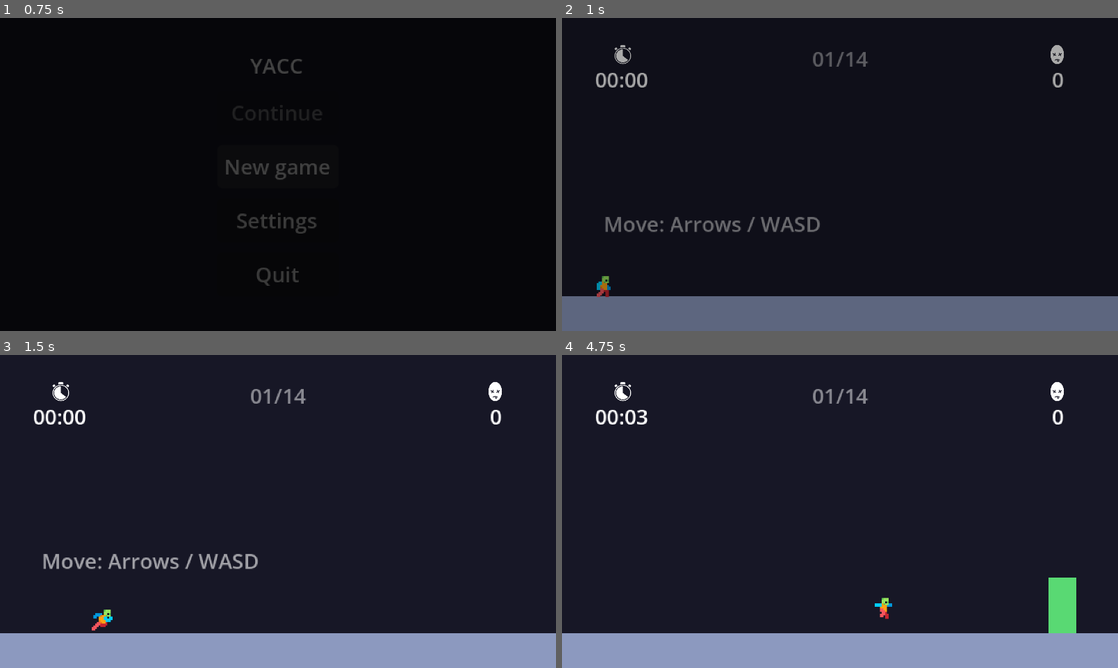
Above: before the commit, frames 1-4 (two rows, left to right).
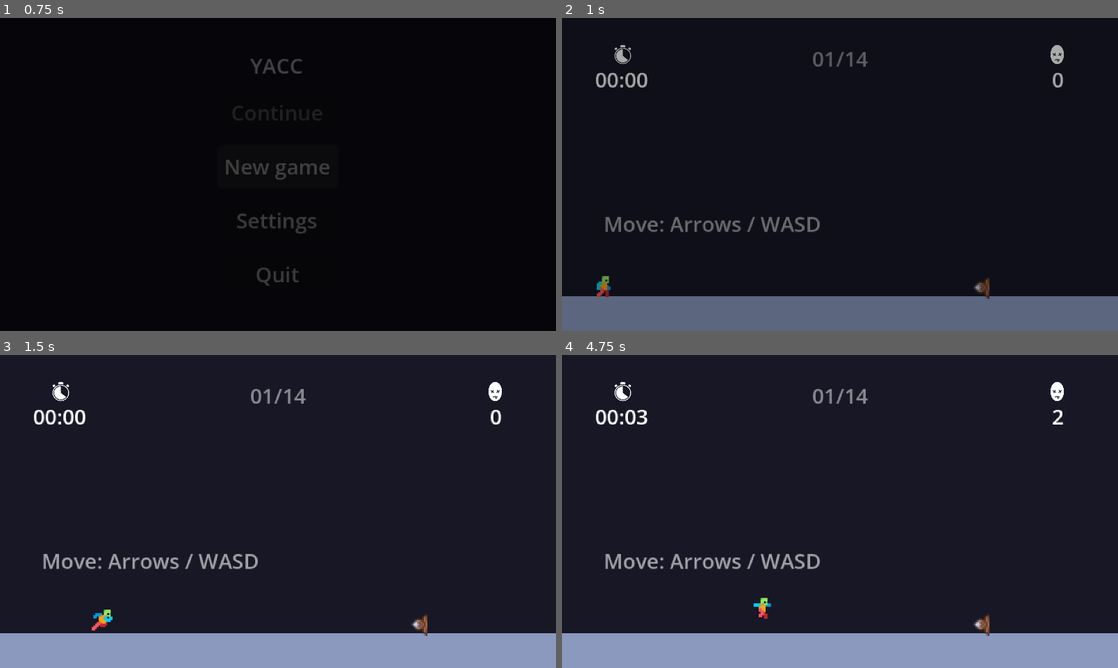
Above: after the commit, the same moments.

Repository: marquesch/yacc
Game: Godot game, scene res://main/main.tscn
Same seed, same stepped clock (60 frames per second), same inputs: the game is played once before the commit and once after it.
Inputs (mouse positions are in pixels of both pictures, inside the frame that each line leads up to):
- Up to frame 1 (0.75 s): click "New game" at 0.5 s
- Up to frame 2 (1 s): no input
- Up to frame 3 (1.5 s): tap Enter at 1.25 s; move the mouse to (400, 495) at 1.27 s; hold D (move_right) from 1.28 s (still down); tap X (dash) at 1.35 s; click (400, 495) at 1.42 s
- Up to frame 4 (4.75 s): tap C (jump) at 1.52, 2.27, 3.77, 4.52 s; move the mouse to (728, 527) at 2.02 s; tap X (dash) every 0.75 s from 2.1 to 4.35 s; move the mouse to (895, 442) at 2.77 s; release D (move_right) at 2.78 s; hold A (move_left) 2.78-3.53 s; move the mouse to (812, 574) at 3.52 s; hold D (move_right) from 3.53 s (still down); click (812, 574) at 3.67 s; move the mouse to (1006, 558) at 4.27 s

Frame 1 is identical in both runs. In frame 2, 0.1% of the frame differs, in the area x 74-77%, y 83-90%; in frame 3, 0.1%; in frame 4, 2.1%, in the area x 7-93%, y 17-90%.

Commit message:
feat(hazard): basic dart trap done

Diff:
--- /dev/null
+++ b/entities/world/dart_trap/dart.gd
@@ -0,0 +1,22 @@
+class_name Dart
+extends Area2D
+
+@export var speed: int = 100
+@export var lifetime: int = 5
+
+
+# Called when the node enters the scene tree for the first time.
+func _ready() -> void:
+	body_entered.connect(_on_body_entered)
+	get_tree().create_timer(lifetime, false).timeout.connect(queue_free)
+
+
+# Called every frame. 'delta' is the elapsed time since the previous frame.
+func _physics_process(delta: float) -> void:
+	position += Vector2.UP.rotated(rotation) * speed * delta
+
+
+func _on_body_entered(body: Node2D) -> void:
+	if body is Player:
+		body.kill()
+	queue_free()
--- /dev/null
+++ b/entities/world/dart_trap/dart.tscn
@@ -0,0 +1,17 @@
+[gd_scene format=3 uid="uid://u0q20so58xc0"]
+
+[ext_resource type="Texture2D" uid="uid://cb8112t34hb67" path="res://assets/sprites/world/dart.png" id="1_gf65o"]
+[ext_resource type="Script" uid="uid://pp6p4c321anh" path="res://entities/world/dart_trap/dart.gd" id="1_iwjbg"]
+
+[sub_resource type="RectangleShape2D" id="RectangleShape2D_exd51"]
+size = Vector2(1, 8)
+
+[node name="Dart" type="Area2D" unique_id=94856605]
+script = ExtResource("1_iwjbg")
+
+[node name="Sprite2D" type="Sprite2D" parent="." unique_id=1401343089]
+texture = ExtResource("1_gf65o")
+
+[node name="CollisionShape2D" type="CollisionShape2D" parent="." unique_id=422441760]
+shape = SubResource("RectangleShape2D_exd51")
+debug_color = Color(0.84528124, 0.2762255, 0.6572477, 0.41960785)
--- /dev/null
+++ b/entities/world/dart_trap/trap.gd
@@ -0,0 +1,43 @@
+class_name DartTrap
+extends StaticBody2D
+
+enum Facing { UP, RIGHT, DOWN, LEFT }
+
+const MUZZLE_OFFSET := 16
+const DART_SCENE: PackedScene = preload("res://entities/world/dart_trap/dart.tscn")
+
+@export var facing := Facing.UP:
+	set(value):
+		facing = value
+		rotation = facing * PI / 2.0
+
+@export var interval := 2.0
+@export var start_delay := 2.0
+
+@export var dart_speed := 100
+@export var dart_lifetime := 5
+
+
+func _ready() -> void:
+	rotation = facing * PI / 2.0
+	if Engine.is_editor_hint():
+		return
+
+	if start_delay > 0.0:
+		await get_tree().create_timer(start_delay, false).timeout
+
+	var timer := Timer.new()
+	timer.wait_time = interval
+	timer.timeout.connect(_shoot_dart)
+	add_child(timer)
+	timer.start()
+
+
+func _shoot_dart() -> void:
+	var dart := DART_SCENE.instantiate()
+	dart.speed = dart_speed
+	dart.lifetime = dart_lifetime
+	dart.rotation = rotation
+	dart.global_position = global_position + Vector2.UP.rotated(rotation) * MUZZLE_OFFSET
+
+	get_parent().add_child(dart)
--- /dev/null
+++ b/entities/world/dart_trap/trap.tscn
@@ -0,0 +1,17 @@
+[gd_scene format=3 uid="uid://b84qcywq4o631"]
+
+[ext_resource type="Script" uid="uid://dqo3gr04a5pr4" path="res://entities/world/dart_trap/trap.gd" id="1_6kih0"]
+[ext_resource type="Texture2D" uid="uid://b0neifdy36xh6" path="res://assets/sprites/world/trap.png" id="1_bdoy0"]
+
+[sub_resource type="RectangleShape2D" id="RectangleShape2D_uo5s5"]
+size = Vector2(9, 7.5)
+
+[node name="DartTrap" type="StaticBody2D" unique_id=1955400933]
+script = ExtResource("1_6kih0")
+
+[node name="Sprite2D" type="Sprite2D" parent="." unique_id=559762658]
+texture = ExtResource("1_bdoy0")
+
+[node name="CollisionShape2D" type="CollisionShape2D" parent="." unique_id=1094815699]
+position = Vector2(0, 1)
+shape = SubResource("RectangleShape2D_uo5s5")
--- a/entities/world/spike/spikes.gd
+++ b/entities/world/spike/spikes.gd
@@ -7,12 +7,6 @@
 const TILE := 16
 const HITBOX_HEIGHT := 8.0
 const HITBOX_INSET := 1.0
-
-@export var texture: Texture2D = preload("res://assets/sprites/world/spike.png"):
-	set(value):
-		texture = value
-		if is_node_ready():
-			_rebuild()
 
 @export_range(1, 64) var count := 4:
 	set(value):
@@ -26,6 +20,8 @@
 		if is_node_ready():
 			_rebuild()
 
+@onready var sprite: Sprite2D = $Sprite
+
 
 func _ready() -> void:
 	_rebuild()
@@ -36,14 +32,7 @@
 func _rebuild() -> void:
 	rotation = facing * PI / 2.0
 	var width := TILE * count
-	var sprite: Sprite2D = get_node_or_null("Sprite")
 
-	if sprite == null:
-		sprite = Sprite2D.new()
-		sprite.name = "Sprite"
-		add_child(sprite)
-
-	sprite.texture = texture
 	sprite.centered = false
 	sprite.position = Vector2(0, -TILE)
 	sprite.texture_repeat = CanvasItem.TEXTURE_REPEAT_ENABLED
--- a/entities/world/spike/spikes.tscn
+++ b/entities/world/spike/spikes.tscn
@@ -1,3 +1,8 @@
 [gd_scene format=3 uid="uid://d0yhc5b78l8p"]
 
+[ext_resource type="Texture2D" uid="uid://bm7n4rpwidyqs" path="res://assets/sprites/world/spike.png" id="1_wrp50"]
+
 [node name="Spikes" type="Area2D" unique_id=1512917941]
+
+[node name="Sprite2D" type="Sprite2D" parent="." unique_id=1664142158]
+texture = ExtResource("1_wrp50")
--- a/levels/level_01.tscn
+++ b/levels/level_01.tscn
@@ -4,6 +4,7 @@
 [ext_resource type="PackedScene" uid="uid://cwlpfev1y0wta" path="res://entities/world/platform/platform.tscn" id="2"]
 [ext_resource type="PackedScene" uid="uid://cadx2j3bibenr" path="res://entities/world/exit/exit.tscn" id="3"]
 [ext_resource type="Script" uid="uid://cry1ufy36pr4e" path="res://ui/hint_label/hint_label.gd" id="4"]
+[ext_resource type="PackedScene" uid="uid://b84qcywq4o631" path="res://entities/world/dart_trap/trap.tscn" id="5_mllcm"]
 
 [node name="Level" type="Node2D" unique_id=1572938429]
 script = ExtResource("1")
@@ -26,3 +27,8 @@
 offset_top = 110.0
 script = ExtResource("4")
 template = "Move: {move}"
+
+[node name="DartTrap" parent="." unique_id=1955400933 instance=ExtResource("5_mllcm")]
+position = Vector2(241, 155)
+facing = 3
+start_delay = 0.0
--- a/ui/settings/settings_menu.gd
+++ b/ui/settings/settings_menu.gd
@@ -14,7 +14,6 @@
 	var check_box: CheckBox
 	for bus in AUDIO_BUS_NAMES:
 		idx = AudioServer.get_bus_index(bus)
-		print("%%%sBusSlider" % bus)
 		slider = get_node("%%%sBusSlider" % bus)
 		check_box = get_node("%%%sBusActiveBox" % bus)
 		slider.value = AudioServer.get_bus_volume_linear(idx)
Binary file added: assets/sprites/world/dart.png
Not shown, added: assets/sprites/world/dart.png.import
Binary file added: assets/sprites/world/trap.png
Not shown, added: assets/sprites/world/trap.png.import
Not shown, added: entities/world/dart_trap/dart.gd.uid
Not shown, added: entities/world/dart_trap/trap.gd.uid
